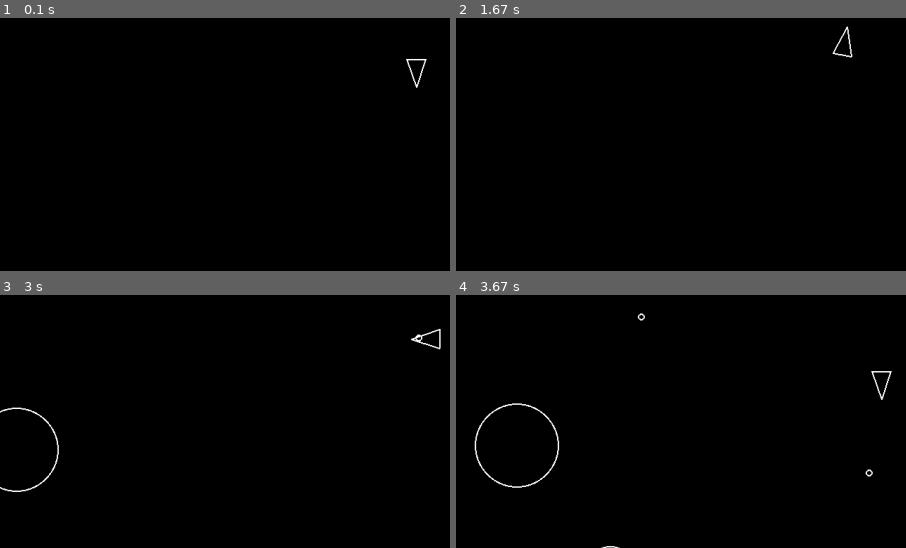
Above: before the commit, frames 1-4 (two rows, left to right).
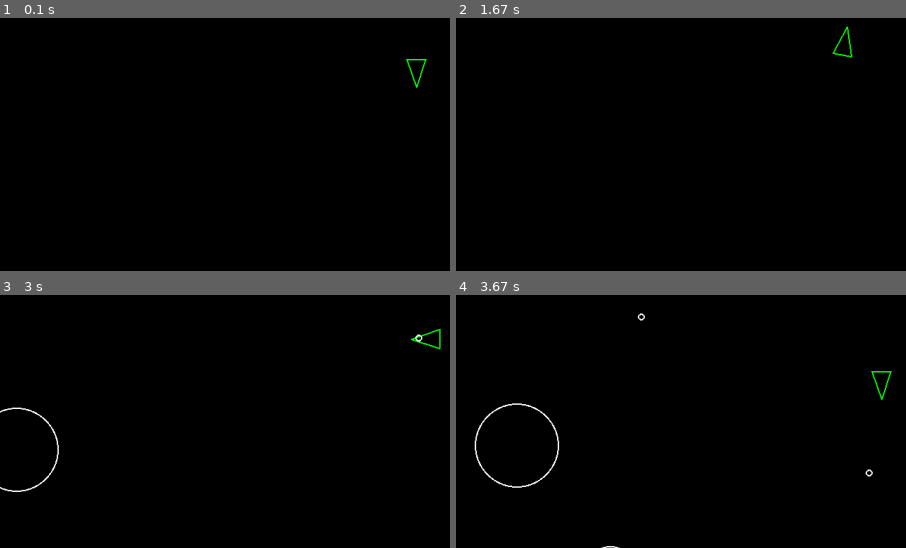
Above: after the commit, the same moments.

Repository: fyzanshaik/asteroid_pygame
Game: pygame game, started from main.py
Same seed, same stepped clock (60 frames per second), same inputs: the game is played once before the commit and once after it.
Inputs:
- Up to frame 1 (0.1 s): no input
- Up to frame 2 (1.67 s): tap Space at 0.33, 0.73, 1.03, 1.23, 1.57 s; hold D 0.67-1.13 s; hold W 1.17-1.47 s; hold D from 1.5 s (still down)
- Up to frame 3 (3 s): tap Space at 1.87, 2.07, 2.37, 2.63, 2.97 s; release D at 1.97 s; hold A 2-2.53 s; hold S 2.57-2.87 s; hold A from 2.9 s (still down)
- Up to frame 4 (3.67 s): tap Space at 3.27, 3.4 s; release A at 3.3 s; hold W from 3.33 s (still down)
The pictures show only the part of the screen within x 4-54%, y 39-89%; the shares and areas given below are measured in that part.

The runs differ from the first frame. In frame 1, 0.1% of the frame differs, in the area x 90-95%, y 16-28%; in frame 2, 0.1%, in the area x 83-89%, y 3-16%; in frame 3, 0.1%; in frame 4, 0.1%.

Commit message:
add lives
Signed-off-by: fyzanshaik <fyzan.shaik@gmail.com>

Diff:
--- a/main.py
+++ b/main.py
@@ -36,6 +36,7 @@
                 return
 
         print(f"Player current score: {player.score}")
+        print(f"player lives: {player.lives}")
         timeSinceLastFrameDrawn = timeClock.tick(60)
         dt = timeSinceLastFrameDrawn / 1000
         updatable_group.update(dt)
@@ -47,11 +48,13 @@
         pygame.display.update()
 
         for asteroid in asteroid_group:
+            if player.lives == 0:
+                print("Game over!")
+                sys.exit(1)
             if player.checkCollision(asteroid):
-                if player.lives == 0:
-                    print("Game over!")
-                    sys.exit(1)
                 player.lives -= 1
+                asteroid.kill()
+                player.centerPosition()
             for shot in shot_group:
                 if asteroid.checkCollision(shot):
                     print("Asteroid was hit!")
--- a/player.py
+++ b/player.py
@@ -1,7 +1,7 @@
 import pygame
 from circleshape import CircleShape
 from shot import Shot
-from constants import PLAYER_RADIUS, PLAYER_TURN_SPEED, PLAYER_SPEED, PLAYER_SHOOT_SPEED, PLAYER_SHOOT_COOLDOWN, PLAYER_MAX_LIVES
+from constants import PLAYER_RADIUS, PLAYER_TURN_SPEED, PLAYER_SPEED, PLAYER_SHOOT_SPEED, PLAYER_SHOOT_COOLDOWN, PLAYER_MAX_LIVES,SCREEN_HEIGHT,SCREEN_WIDTH
 
 class Player(CircleShape):
     def __init__(self,x,y):
@@ -10,6 +10,10 @@
         self.shoot_timer = 0
         self.score = 0
         self.lives = PLAYER_MAX_LIVES
+
+    def centerPosition(self):
+        self.position.x = SCREEN_WIDTH/2
+        self.position.y = SCREEN_HEIGHT/2
 
     def triangle(self):
         forward = pygame.Vector2(0,1).rotate(self.rotation)
@@ -20,7 +24,7 @@
         return [a,b,c]
 
     def draw(self,screen):
-        color = "white"
+        color = "green"
         points = self.triangle()
         line_width = 2
         pygame.draw.polygon(screen,color=color,points=points,width=line_width)
